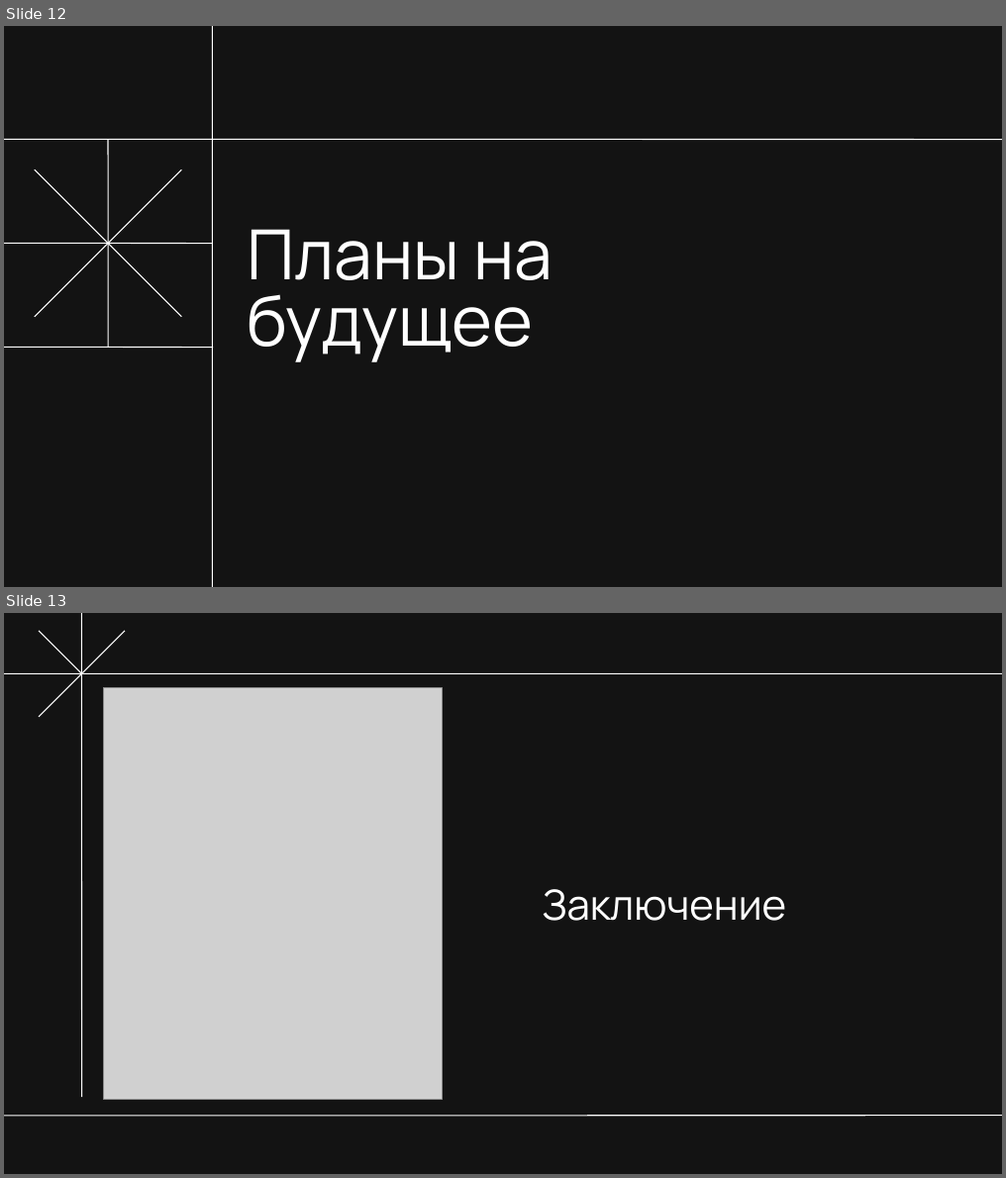
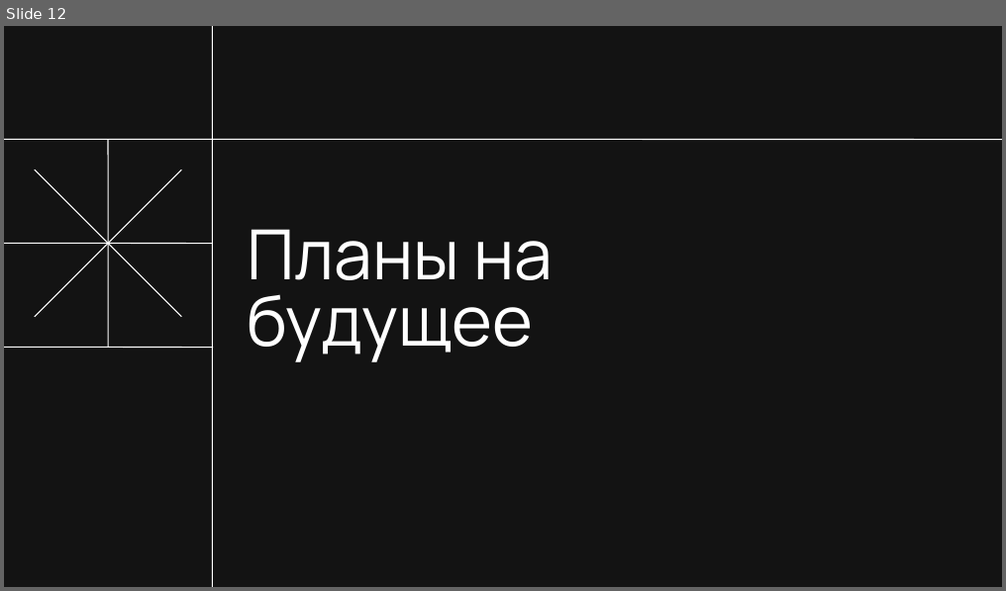
Before and after one commit to Polina-Shupikova/NPI, a slide deck: Советский кроссворд.pptx. Shown one above the other, each under a label of ours: slides 12 and 13 before the commit, slide 12 after it. The pictures are 1006x1178 and 1006x591 pixels, drawn with LibreOffice and Linux fonts; fonts in the diff are those of the drawing; grey boxes stand for pictures. Boxes give left, top, right and bottom in pixels: in the first picture for what was removed or moved away, otherwise in the second. Text is boxed around its words. In the diff, an @@ line names an element or a change of style, - is before the commit and + after.

```diff
--- a/Советский кроссворд.pptx
+++ b/Советский кроссворд.pptx
@@ slide 13 removed at [4,613,1002,1174], background #131313 @@
@@ group removed at [4,613,1002,1097]: 4 lines @@
@@ picture removed at [104,688,443,1099] @@
@@ title removed at [542,889,786,921] @@
-Заключение
@@ line removed from (1002, 1116) to (4, 1116) @@
```
Also in this commit, not shown: 2 slides changed, 1 slide added.
